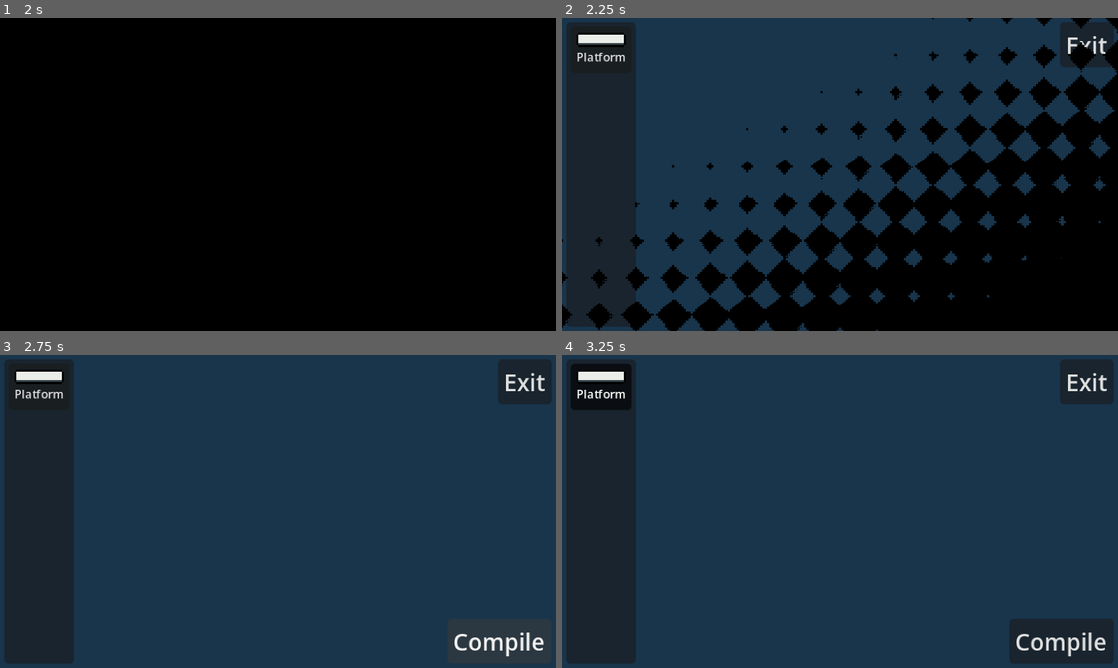
Above: before the commit, frames 1-4 (two rows, left to right).
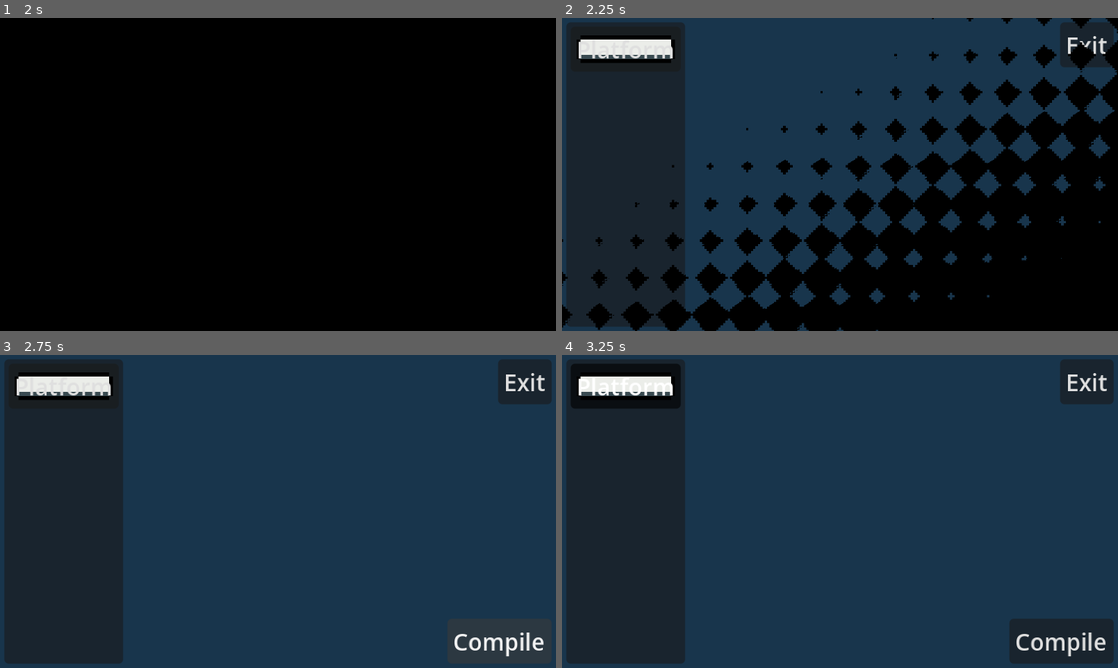
Above: after the commit, the same moments.

Repository: Chebrbober/nightmare-protocol
Game: Godot game, scene res://scenes/main_menu.tscn
The game is run twice, just before and just after one commit, with the same random seed, the same clock (stepped at 60 frames per second) and the same inputs.
Inputs:
- Up to frame 1 (2 s): click "Start" at 0.5 s; click "Start" at 1.25 s
- Up to frame 2 (2.25 s): click "Compile" at 2 s
- Up to frame 3 (2.75 s): no input
- Up to frame 4 (3.25 s): click "Platform" at 2.75 s

Frame 1 is identical in both runs. In frame 2, 8.4% of the frame differs, in the area x 2-23%, y 1-99%; in frame 3, 9.4%; in frame 4, 9.3%.

Commit message:
Add functionable attribute button

Diff:
--- a/scenes/game.tscn
+++ b/scenes/game.tscn
@@ -5,6 +5,9 @@
 [ext_resource type="Script" uid="uid://dmwuurve8dpma" path="res://scripts/attribute_button.gd" id="2_yqjtg"]
 
 [sub_resource type="CanvasTexture" id="CanvasTexture_8cj0n"]
+
+[sub_resource type="RectangleShape2D" id="RectangleShape2D_lnu2h"]
+size = Vector2(383, 217)
 
 [sub_resource type="WorldBoundaryShape2D" id="WorldBoundaryShape2D_uwrxv"]
 distance = -176.0
@@ -16,6 +19,7 @@
 anchor_bottom = 1.0
 grow_horizontal = 2
 grow_vertical = 2
+mouse_filter = 1
 script = ExtResource("1_uwrxv")
 
 [node name="TextureRect" type="TextureRect" parent="." unique_id=1469479735]
@@ -27,6 +31,13 @@
 grow_horizontal = 2
 grow_vertical = 2
 texture = SubResource("CanvasTexture_8cj0n")
+
+[node name="SpawnArea" type="Area2D" parent="." unique_id=1208177727]
+collision_layer = 3
+
+[node name="CollisionShape2D" type="CollisionShape2D" parent="SpawnArea" unique_id=865046939]
+position = Vector2(191.5, 108.5)
+shape = SubResource("RectangleShape2D_lnu2h")
 
 [node name="MarginContainer" type="MarginContainer" parent="." unique_id=374527495]
 layout_mode = 1
@@ -79,9 +90,12 @@
 metadata/_custom_type_script = "uid://dmwuurve8dpma"
 
 [node name="Area2D" type="Area2D" parent="." unique_id=879890457]
+collision_mask = 0
+input_pickable = false
 
 [node name="CollisionShape2D" type="CollisionShape2D" parent="Area2D" unique_id=283807377]
 shape = SubResource("WorldBoundaryShape2D_uwrxv")
 
+[connection signal="input_event" from="SpawnArea" to="." method="_on_spawn_area_input_event"]
 [connection signal="pressed" from="MarginContainer/Exit" to="." method="_on_exit_pressed"]
 [connection signal="pressed" from="MarginContainer/Compile" to="." method="_on_compile_pressed"]
--- a/scripts/attribute_button.gd
+++ b/scripts/attribute_button.gd
@@ -6,7 +6,8 @@
 signal attribute_toggled(object_data: ObjectData)
 
 func _ready() -> void:
-	pass # Replace with function body.
+	if not is_connected("toggled", Callable(self, "_on_toggled")):
+		connect("toggled", Callable(self, "_on_toggled"))
 
 
 func _process(delta: float) -> void:
--- a/scripts/game.gd
+++ b/scripts/game.gd
@@ -3,6 +3,9 @@
 @export_dir var path_to_object_resources = "res://resources/objects/"
 @export_dir var path_to_property_resources = "res://resources/properties/"
 @onready var attribute_button: AttributeButton = $MarginContainer/PanelContainer/MarginContainer/VBoxContainer/AttributeButton
+@onready var spawn_area: Area2D = $SpawnArea
+
+var current_object_data: ObjectData
 
 func _ready() -> void:
 	var dir = DirAccess.open(path_to_object_resources)
@@ -14,26 +17,42 @@
 				var resource_path = path_to_object_resources + file_name
 				var object_data = load(resource_path) as ObjectData
 				if object_data:
-					var attribute_button_instance = attribute_button.duplicate()
+					var attribute_button_instance = preload("res://scenes/attribute_button.tscn").instantiate() as AttributeButton
 					attribute_button_instance.object_data = object_data
 					attribute_button_instance.text = object_data.name
+					attribute_button_instance.tooltip_text = object_data.description
 					attribute_button_instance.icon = object_data.texture
 					attribute_button_instance.visible = true
 					$MarginContainer/PanelContainer/MarginContainer/VBoxContainer.add_child(attribute_button_instance)
 					attribute_button_instance.connect("attribute_toggled", Callable(self, "_on_attribute_button_toggled"))
 			file_name = dir.get_next()
-	# Optionally hide or remove the original
 	$MarginContainer/PanelContainer/MarginContainer/VBoxContainer/AttributeButton.visible = false
 
+	spawn_area.input_pickable = true
 
 func _process(delta: float) -> void:
 	pass
 
 func _on_attribute_button_toggled(object_data: ObjectData) -> void:
 	print("Toggled attribute: ", object_data.name)
+	current_object_data = object_data
 
 func _on_exit_pressed() -> void:
 	scene_manager._change_scene(self, "main_menu")
 
 func _on_compile_pressed() -> void:
 	pass # Replace with function body.
+
+func _on_spawn_area_input_event(_viewport: Node, event: InputEvent, _shape_idx: int) -> void:
+	print('spawn area input event: ', event)
+	if event is InputEventMouseButton and event.button_index == MOUSE_BUTTON_LEFT and event.pressed:
+		var object_scene = load("res://scenes/object.tscn") as PackedScene
+		var object_instance = object_scene.instantiate()
+		object_instance.position = event.position
+		var sprite = object_instance.get_node("Sprite2D") as Sprite2D
+		if sprite:
+			sprite.texture = current_object_data.texture
+		var collision_shape = object_instance.get_node("Area2D/CollisionShape2D") as CollisionShape2D
+		if collision_shape and current_object_data.shape:
+			collision_shape.shape = current_object_data.shape
+		add_child(object_instance)
Not shown: 2 places in resources/objects/platform.tres that only renumber resources
